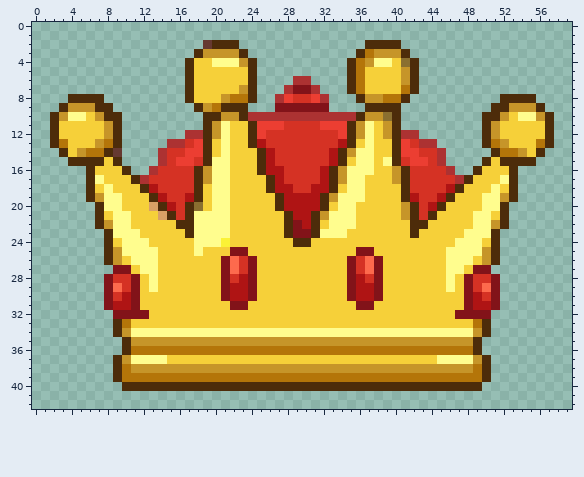
One commit to this pixel-art file: content/KotHCrown.aseprite. The picture above is the old version.
60x43 pixels, 1 frame.
The same view after the edit:
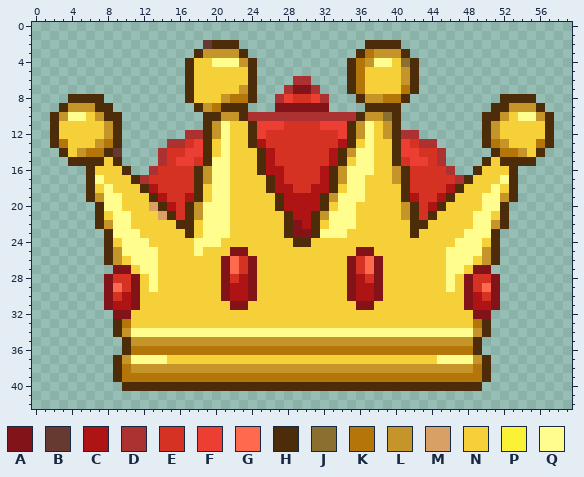
Palette (. is transparent): A #821319  B #663931  C #af1414  D #ac3232  E #d53224  F #ec3e32  G #fd6a4d  H #4d2c0a  J #8a6f30  K #b47509  L #c69529  M #d9a066  N #f6d039  P #fbf236  Q #fffd8e
The author wrote: fixed some weirdness with the crown
The edit:
@@ x 37..41 @@
 14 QNNHF
-15 QNQHE
+15 QNNHE
 16 QNNLH
@@ x 16..23 @@
 19 ECHNQQNN
-20 EHJNQQNN
-21 EHQQQQNN
-22 HHQQQQNN
-23 NHQQQQNN
-24 NNQQQPNN
+20 EHLQQQNN
+21 EHLQQQNN
+22 HHNQQQNN
+23 NHNQQQNN
+24 NNQQQNNN
 25 NNQNNNAA
@@ x 9..50 @@
 31 CCANNNNNNNNNNAANNNNNNNNNNNNAANNNNNNNNNNACC
-32 AAAANNNNNNNNNNNNNNNNNNNNNNNNNNNNNNNNNNAAAA
+32 AANNNNNNNNNNNNNNNNNNNNNNNNNNNNNNNNNNNNNNAA
 33 HKNNNNNNNNNNNNNNNNNNNNNNNNNNNNNNNNNNNNNNKH
Boxes around the changes in both pictures, in picture pixels (x1, y1, x2, y2):
changed: (383, 157, 392, 166)
changed: (194, 202, 230, 247)
changed: (131, 310, 149, 319)
changed: (455, 310, 473, 319)
